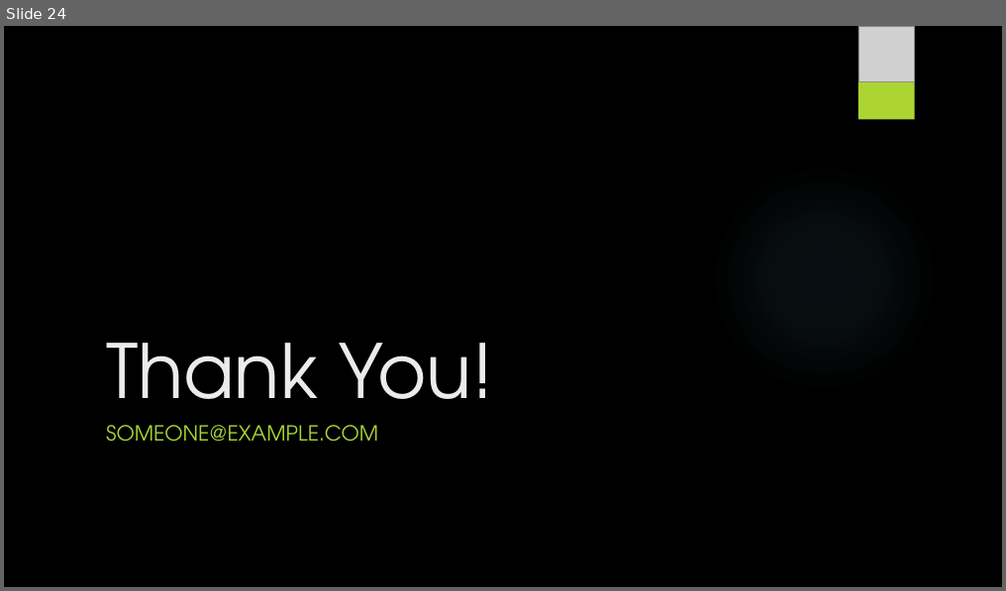
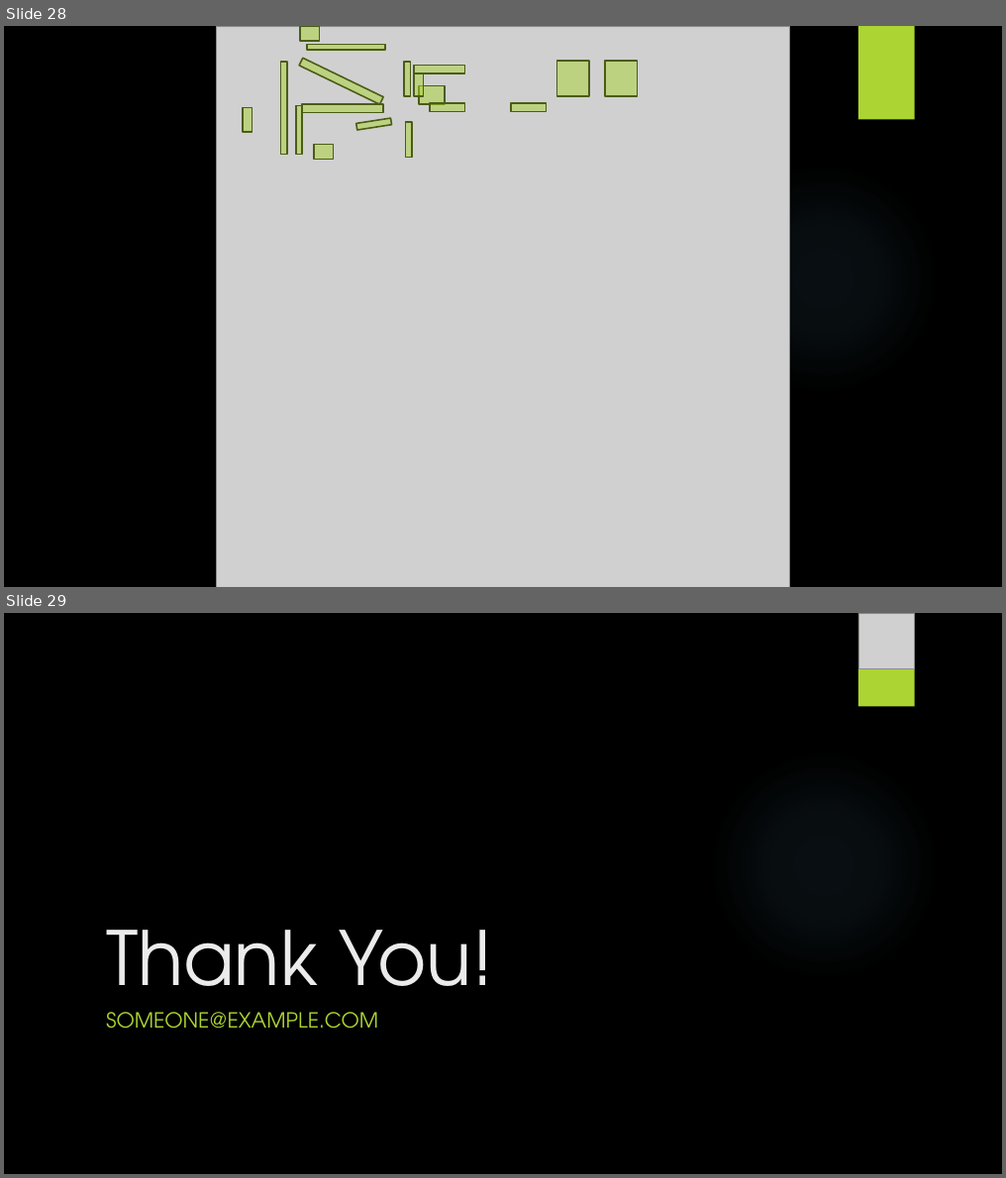
Before and after one commit to yasenstar/EA_MetaModel, a slide deck: Master_EAS_Meta-Model.pptx. Shown one above the other, each under a label of ours: slide 24 before the commit, slides 28 and 29 after it. The pictures are 1006x591 and 1006x1178 pixels, drawn with LibreOffice and Linux fonts; fonts in the diff are those of the drawing; grey boxes stand for pictures; background and template pictures are left out. Boxes give left, top, right and bottom in pixels: in the first picture for what was removed or moved away, otherwise in the second. Text is boxed around its words. In the diff, an @@ line names an element or a change of style, - is before the commit and + after.

```diff
--- a/Master_EAS_Meta-Model.pptx
+++ b/Master_EAS_Meta-Model.pptx
@@ slide 28 added at bbox=[4, 26, 1002, 587], background picture (left out); not listed: 1 template element that a slide beside it also shows @@
@@ picture added at bbox=[216, 26, 789, 587] @@
@@ rectangle added at bbox=[300, 26, 320, 41], fill #ACD433 at 50% opacity, outline #4B5D16 1.5 pt @@
@@ rectangle added at bbox=[307, 44, 386, 49], fill #ACD433 at 50% opacity, outline #4B5D16 1.5 pt @@
@@ rectangle added at bbox=[858, 26, 915, 120], fill #ACD433 @@
@@ rectangle added at bbox=[281, 62, 287, 155], fill #ACD433 at 50% opacity, outline #4B5D16 1.5 pt @@
@@ rectangle added at bbox=[299, 58, 384, 104], fill #ACD433 at 50% opacity, outline #4B5D16 1.5 pt @@
@@ rectangle added at bbox=[404, 62, 411, 97], fill #ACD433 at 50% opacity, outline #4B5D16 1.5 pt @@
@@ rectangle added at bbox=[414, 65, 464, 74], fill #ACD433 at 50% opacity, outline #4B5D16 1.5 pt @@
@@ rectangle added at bbox=[414, 74, 423, 96], fill #ACD433 at 50% opacity, outline #4B5D16 1.5 pt @@
@@ rectangle added at bbox=[557, 61, 589, 96], fill #ACD433 at 50% opacity, outline #4B5D16 1.5 pt @@
@@ rectangle added at bbox=[605, 61, 638, 96], fill #ACD433 at 50% opacity, outline #4B5D16 1.5 pt @@
@@ rectangle added at bbox=[243, 107, 252, 132], fill #ACD433 at 50% opacity, outline #4B5D16 1.5 pt @@
@@ rectangle added at bbox=[296, 106, 302, 155], fill #ACD433 at 50% opacity, outline #4B5D16 1.5 pt @@
@@ rectangle added at bbox=[302, 104, 383, 113], fill #ACD433 at 50% opacity, outline #4B5D16 1.5 pt @@
@@ rectangle added at bbox=[419, 85, 445, 104], fill #ACD433 at 50% opacity, outline #4B5D16 1.5 pt @@
@@ rectangle added at bbox=[430, 104, 465, 112], fill #ACD433 at 50% opacity, outline #4B5D16 1.5 pt @@
@@ rectangle added at bbox=[511, 104, 546, 112], fill #ACD433 at 50% opacity, outline #4B5D16 1.5 pt @@
@@ rectangle added at bbox=[314, 144, 334, 160], fill #ACD433 at 50% opacity, outline #4B5D16 1.5 pt @@
@@ rectangle added at bbox=[356, 118, 392, 131], fill #ACD433 at 50% opacity, outline #4B5D16 1.5 pt @@
@@ rectangle added at bbox=[405, 123, 412, 158], fill #ACD433 at 50% opacity, outline #4B5D16 1.5 pt @@
@@ what was slide 24 is now slide 29 @@
```
Also in this commit, not shown: 4 other slides added, 49 other files.
